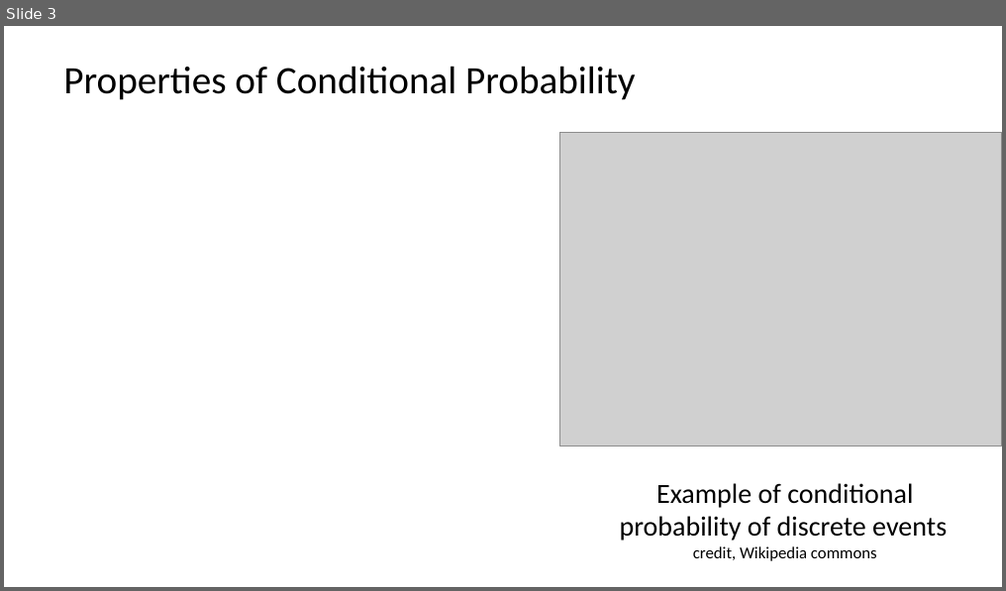
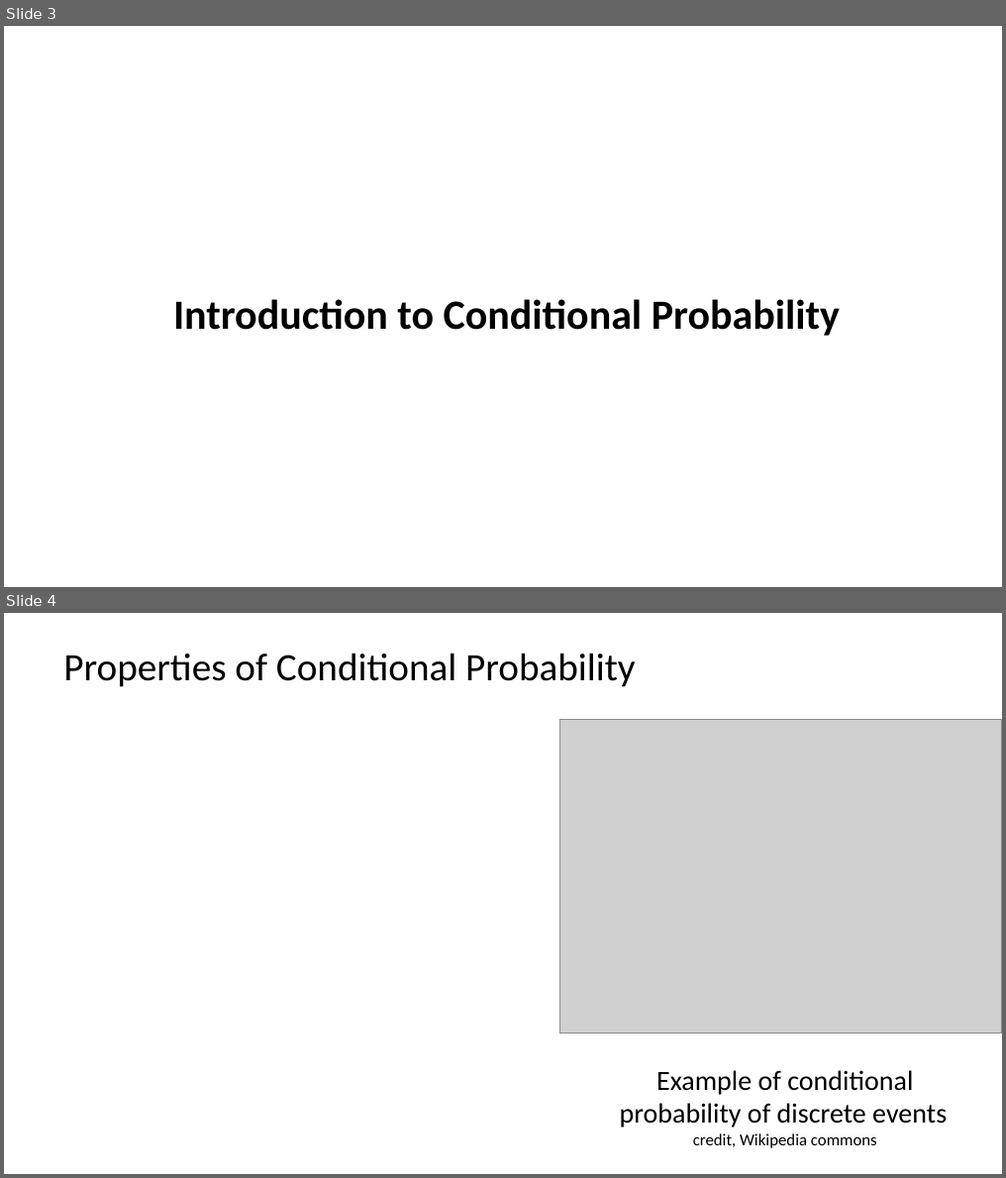
Before and after one commit to StephenElston/CSCI-E-83, a slide deck: LectureSlides/03b_WhenOneThingDependsOnAother.pptx. Shown one above the other, each under a label of ours: slide 3 before the commit, slides 3 and 4 after it. The pictures are 1006x591 and 1006x1178 pixels, drawn with LibreOffice and Linux fonts; fonts in the diff are those of the drawing; grey boxes stand for pictures. Boxes give left, top, right and bottom in pixels: in the first picture for what was removed or moved away, otherwise in the second. Text is boxed around its words. In the diff, an @@ line names an element or a change of style, - is before the commit and + after.

```diff
--- a/LectureSlides/03b_WhenOneThingDependsOnAother.pptx
+++ b/LectureSlides/03b_WhenOneThingDependsOnAother.pptx
@@ slide 3 added at <box>4,26,1002,587</box>, background #FFFFFF @@
@@ title added at <box>173,299,840,336</box>, 30 pt, text #000000, bold @@
+Introduction to Conditional Probability
@@ what was slide 3 is now slide 4 @@
```
Also in this commit, not shown: 1 slide changed, 7 other slides added, 1 other file.
